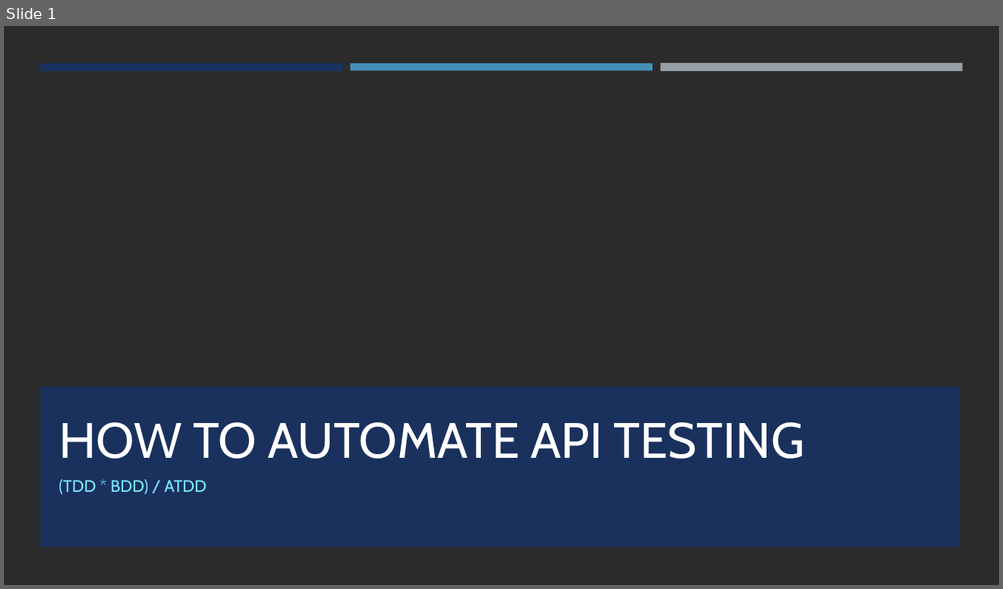
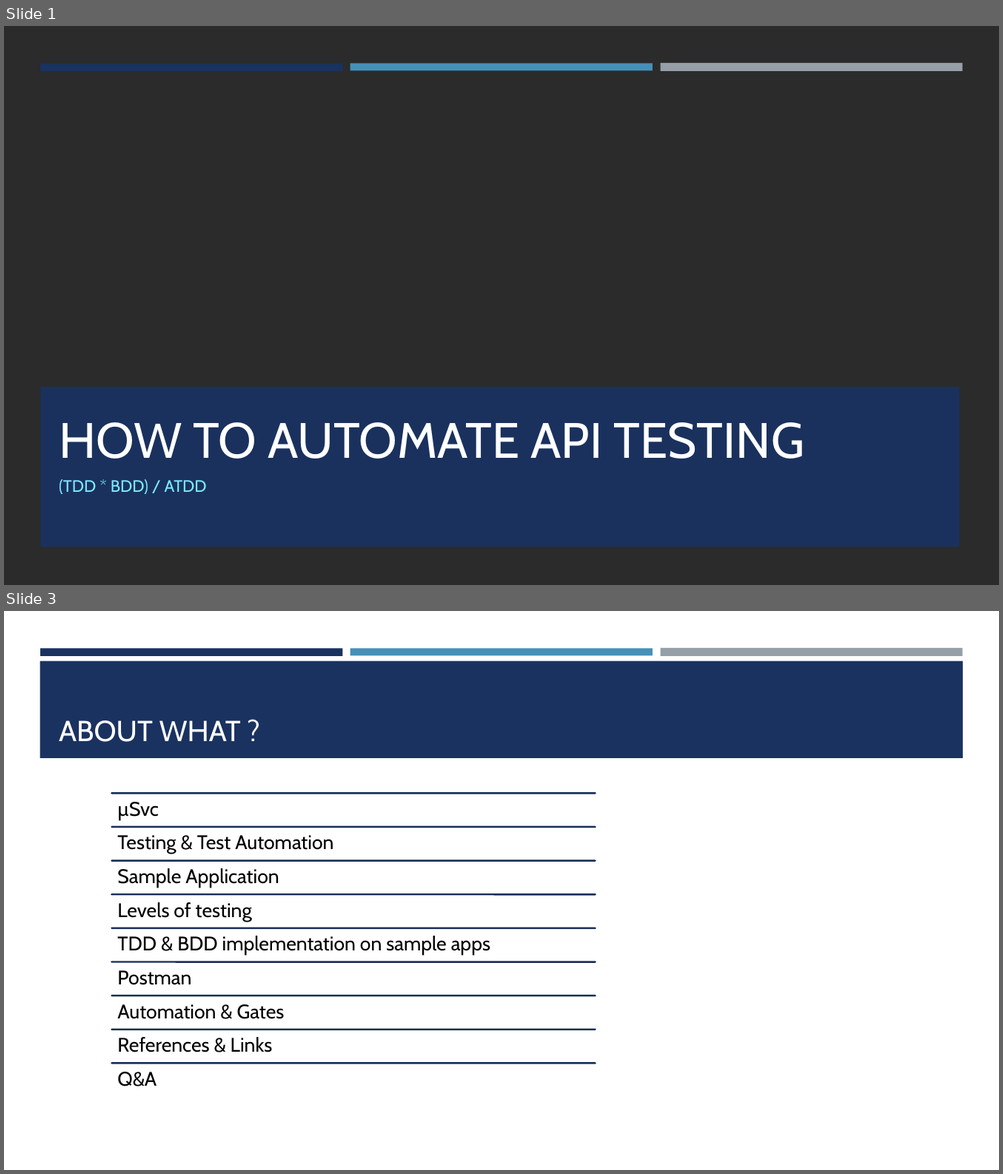
Before and after one commit to jkcpavan/coreTDD, a slide deck: How to Automate API Testing.pptx. Shown one above the other, each under a label of ours: slide 1 before the commit, slides 1 and 3 after it; the slides between them are not shown. The pictures are 1003x589 and 1003x1174 pixels, drawn with LibreOffice and Linux fonts; fonts in the diff are those of the drawing; background and template pictures are left out; a plain dark background stands for a picture behind light text. Boxes give left, top, right and bottom in pixels: in the first picture for what was removed or moved away, otherwise in the second. Text is boxed around its words. In the diff, an @@ line names an element or a change of style, - is before the commit and + after.

```diff
--- a/How to Automate API Testing.pptx
+++ b/How to Automate API Testing.pptx
@@ slide 3 added at (4, 611, 999, 1170), background #FFFFFF @@
@@ rectangle added at (40, 648, 343, 655), fill #1A3260 @@
@@ rectangle added at (350, 648, 652, 655), fill #4590B8 @@
@@ rectangle added at (660, 648, 962, 657), fill #969FA7 @@
@@ rectangle added at (40, 661, 963, 758), fill #1A3260 @@
@@ title added at (59, 721, 241, 742), 28 pt, text #FFFEFF @@
+ABOUT WHAT ?
@@ group added at (111, 793, 595, 1087): 9 lines, 9 texts @@
+µSvc
+Testing & Test Automation
+Sample Application
+Levels of testing
+TDD & BDD implementation on sample apps
+Postman
+Automation & Gates
+References & Links
+Q&A
```
Also in this commit, not shown: 12 other slides added, 4 slides removed.
